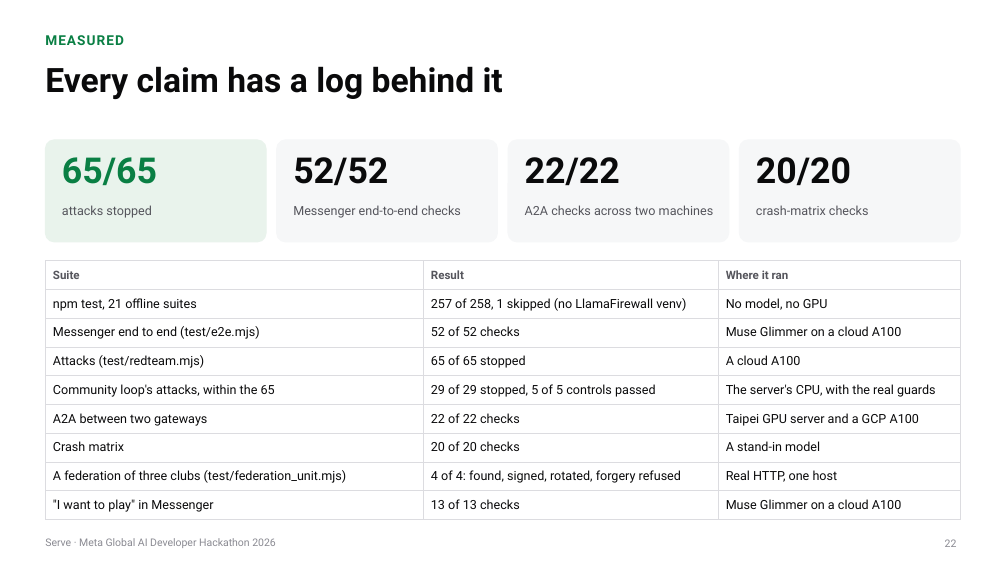
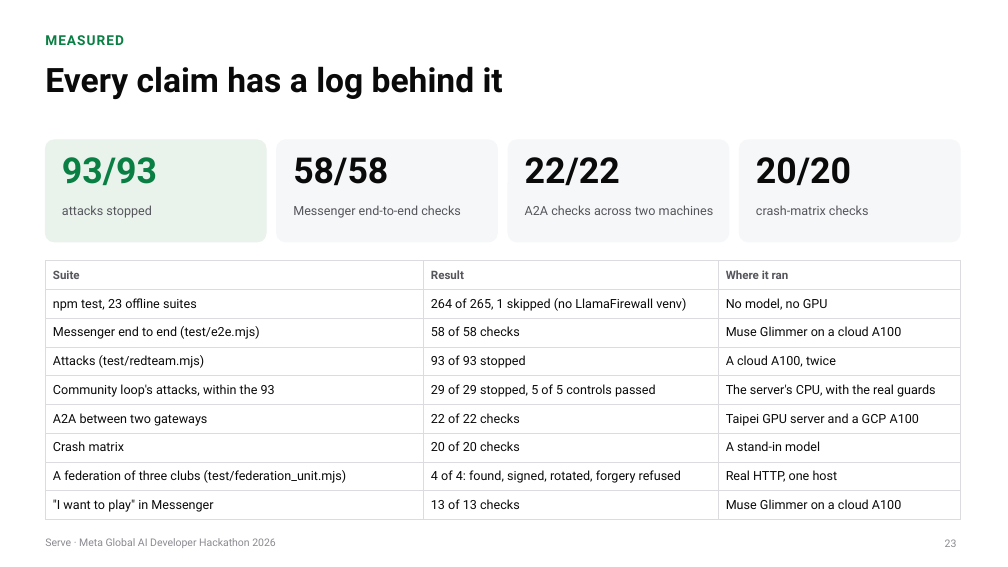
Before and after one commit to gino6178/serve-meta-hackathon, a slide deck: slide 23 of video/deck/Serve_Meta_deck.pptx (slide 22 before the commit). Drawn at 1008x567 pixels with LibreOffice and Linux fonts; fonts in the diff are those of the drawing. Boxes give left, top, right and bottom in pixels: in the first picture for what was removed or moved away, otherwise in the second. Text is boxed around its words. In the diff, an @@ line names an element or a change of style, - is before the commit and + after.

```diff
--- a/video/deck/Serve_Meta_deck.pptx
+++ b/video/deck/Serve_Meta_deck.pptx
@@ text at box(62, 157, 157, 186): text changed @@
-65/65
+93/93
@@ text at box(293, 157, 388, 186): text changed @@
-52/52
+58/58
@@ table at box(45, 261, 960, 516) @@
-row 2, column 1: npm test, 21 offline suites
+row 2, column 1: npm test, 23 offline suites
-row 2, column 2: 257 of 258, 1 skipped (no LlamaFirewall venv)
+row 2, column 2: 264 of 265, 1 skipped (no LlamaFirewall venv)
-row 3, column 2: 52 of 52 checks
+row 3, column 2: 58 of 58 checks
-row 4, column 2: 65 of 65 stopped
+row 4, column 2: 93 of 93 stopped
-row 4, column 3: A cloud A100
+row 4, column 3: A cloud A100, twice
-row 5, column 1: Community loop's attacks, within the 65
+row 5, column 1: Community loop's attacks, within the 93
```
Also in this commit, not shown: 3 other slides changed, 1 slide added, 9 other files.
